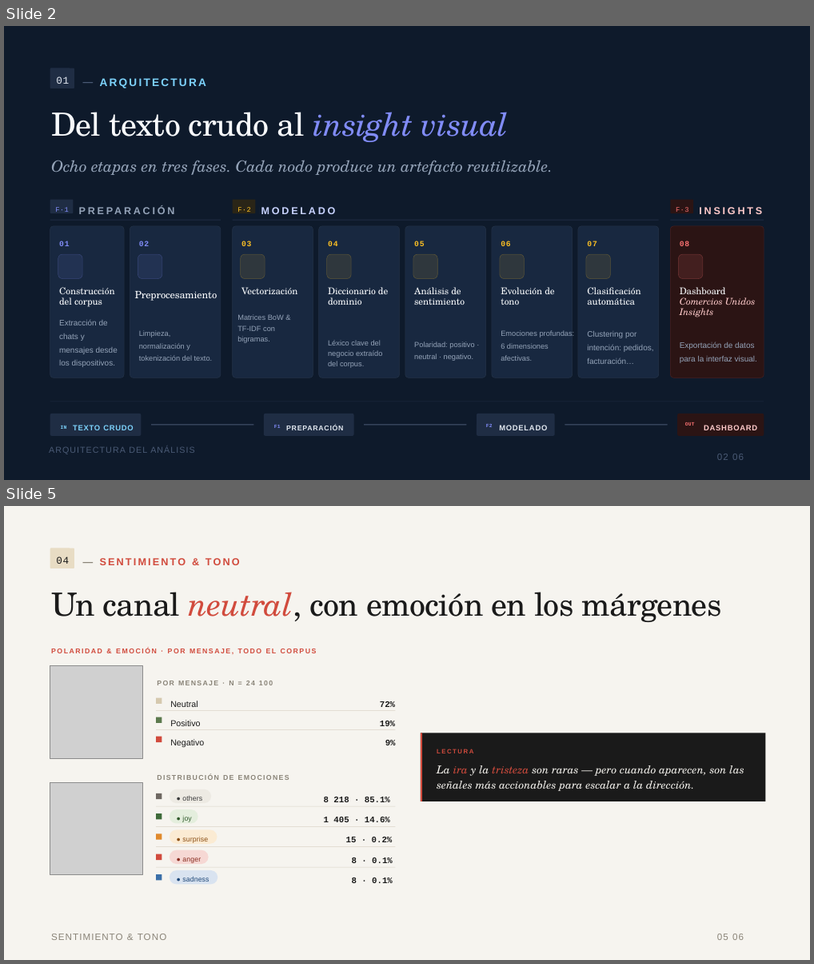
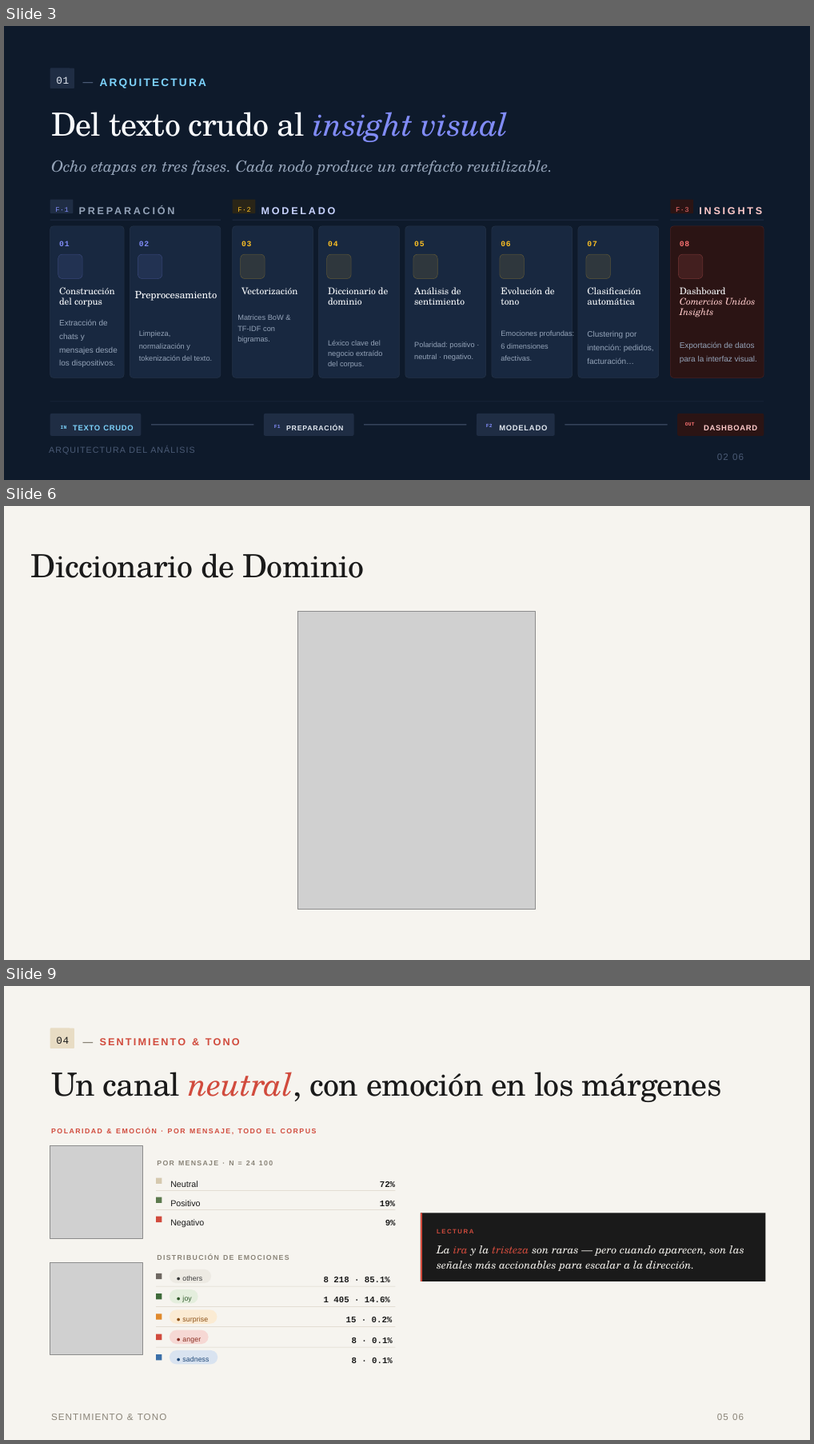
Before and after one commit to 4497cv/SalesAnalyzer, a slide deck: doc/Analizador_de_Conversaciones.pptx. Shown one above the other, each under a label of ours: slides 2 and 5 before the commit, slides 3, 6 and 9 after it; the slides between them are not shown. The pictures are 814x964 and 814x1444 pixels, drawn with LibreOffice and Linux fonts; fonts in the diff are those of the drawing; grey boxes stand for pictures; background and template pictures are left out. Boxes give left, top, right and bottom in pixels: in the first picture for what was removed or moved away, otherwise in the second. Text is boxed around its words. In the diff, an @@ line names an element or a change of style, - is before the commit and + after.

```diff
--- a/doc/Analizador_de_Conversaciones.pptx
+++ b/doc/Analizador_de_Conversaciones.pptx
@@ slide 6 added at bbox=[4, 506, 810, 960], background #F6F4EF @@
@@ text added at bbox=[31, 553, 364, 578], 57 pt, text #1A1A1A @@
+Diccionario de Dominio
@@ picture added at bbox=[298, 612, 535, 908] @@
@@ what was slide 2 is now slide 3 @@
@@ what was slide 5 is now slide 9 @@
```
Also in this commit, not shown: 3 slides changed, 3 other slides added, 7 other files.
